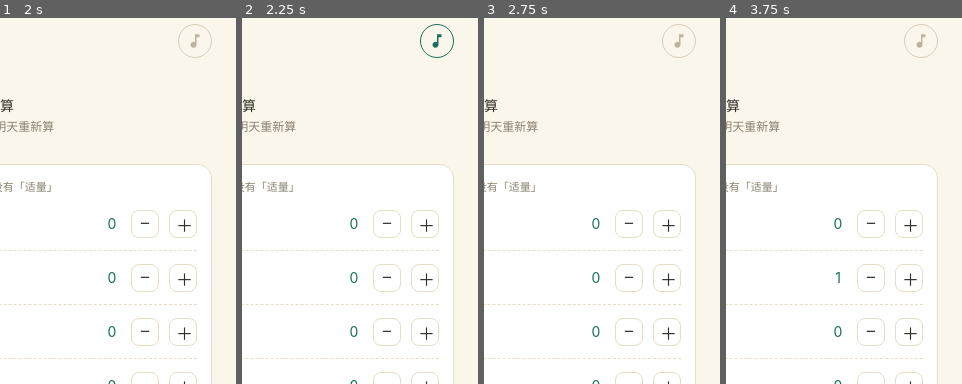
Above: before the commit, frames 1-4 (left to right).
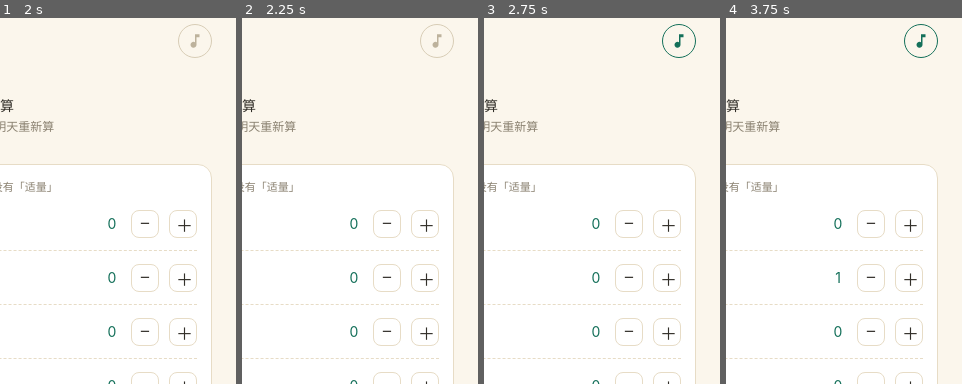
Above: after the commit, the same moments.

Repository: lingyun1990/jianfa-games
Game: browser game, page index.html
Same seed, same stepped clock (60 frames per second), same inputs: the game is played once before the commit and once after it.
Inputs (mouse positions are % of the whole screen's width and height, from its top left):
- Up to frame 1 (2 s): click "进入共栖 · 开始 21 天" at 0.27 s; click (50, 32) at 1.07 s; click (91, 3) at 1.27 s; click (42, 26) at 1.67 s; click "✦ 炎点计算器" at 1.87 s
- Up to frame 2 (2.25 s): click (91, 3) at 2.02 s
- Up to frame 3 (2.75 s): click (92, 3) at 2.27 s; click "−" at 2.47 s
- Up to frame 4 (3.75 s): click (92, 4) at 2.87 s; click "＋" at 3.07 s; click (90, 4) at 3.47 s; click "＋" at 3.67 s
The pictures show only the part of the screen within x 50-100%, y 0-50%; the shares and areas given below are measured in that part.

Frame 1 is identical in both runs. In frame 2, 0.2% of the frame differs, in the area x 75-90%, y 1-11%; in frame 3, 0.2%; in frame 4, 0.2%.

Commit message:
v5-fix5: 加Web Audio合成音保底(不依赖文件下载,手势内必响); ?v=7逼微信重拉

Diff:
--- a/index.html
+++ b/index.html
@@ -404,7 +404,7 @@
 </div>
 
 <div class="toast" id="toast"></div>
-<audio id="bgm" src="audio/theme.m4a?v=6" loop preload="auto" playsinline webkit-playsinline></audio>
+<audio id="bgm" src="audio/theme.m4a?v=7" loop preload="auto" playsinline webkit-playsinline></audio>
 
 <script>
 /* ===================== 数据 ===================== */
@@ -496,26 +496,58 @@
   beep(110,0.45,'sawtooth',0.09,0.0);
 }
 var bgm = $("bgm"), musicOn = false;
+var padOn = false, padNodes = null;
+function startPad(){
+  try{
+    ac(); if(!AC) return;
+    if(AC.state==="suspended") AC.resume();
+    if(padNodes) return;
+    var master = AC.createGain(); master.gain.value = 0; master.connect(AC.destination);
+    var freqs = [196.00, 246.94, 293.66, 392.00];
+    padNodes = {oscs:[], master:master};
+    freqs.forEach(function(f){
+      var o = AC.createOscillator(); o.type="sine"; o.frequency.value=f;
+      var g = AC.createGain(); g.gain.value = 0.05;
+      var lp = AC.createBiquadFilter(); lp.type="lowpass"; lp.frequency.value=1200;
+      o.connect(g); g.connect(lp); lp.connect(master); o.start();
+      padNodes.oscs.push(o);
+    });
+    var lfo = AC.createOscillator(); lfo.frequency.value = 0.08;
+    var lfoG = AC.createGain(); lfoG.gain.value = 0.025;
+    lfo.connect(lfoG); lfoG.connect(master.gain); lfo.start();
+    master.gain.linearRampToValueAtTime(0.12, AC.currentTime + 2.5);
+    padOn = true;
+  }catch(e){}
+}
+function stopPad(){
+  try{ if(padNodes && AC){ padNodes.master.gain.linearRampToValueAtTime(0, AC.currentTime + 0.6); } }catch(e){}
+  padOn = false;
+}
 function startBgm(){
   try{
     // 必须在用户手势的同步调用栈里直接 play()，iOS 才会解锁声音；前置 load() 会重置解码、反而破坏解锁
     var p = bgm.play();
     if(p && p.then){
-      p.then(function(){ musicOn=true; }).catch(function(){     // 缓冲不够被拒 → 等可播再放
-        bgm.addEventListener('canplay', function once(){ try{ bgm.play().catch(function(){}); }catch(e){} }, {once:true});
+      p.then(function(){ musicOn=true; if(padOn) stopPad(); }).catch(function(){     // 缓冲不够被拒 → 等可播再放
+        bgm.addEventListener('canplay', function once(){ try{ bgm.play().then(function(){musicOn=true; if(padOn) stopPad();}).catch(function(){}); }catch(e){} }, {once:true});
       });
     }
   }catch(e){}
 }
 // 安全网：万一封面那一下被系统掐掉，用户第一次触摸页面任意处再补放一次
 function armMusicFallback(){
-  function fire(){ if(!musicOn){ try{ bgm.play().then(function(){musicOn=true;}).catch(function(){}); }catch(e){} } document.removeEventListener('touchstart',fire); document.removeEventListener('click',fire); }
+  function fire(){ if(!musicOn){ try{ bgm.play().then(function(){musicOn=true; if(padOn) stopPad();}).catch(function(){}); }catch(e){} } document.removeEventListener('touchstart',fire); document.removeEventListener('click',fire); }
   document.addEventListener('touchstart', fire, {once:true, passive:true});
   document.addEventListener('click', fire, {once:true});
 }
 function toggleMusic(){
-  if(bgm.paused){ try{ bgm.play(); musicOn=true; }catch(e){} $("musicBtn").classList.remove("off"); }
-  else { try{ bgm.pause(); }catch(e){} musicOn=false; $("musicBtn").classList.add("off"); }
+  if(musicOn || padOn){
+    try{ bgm.pause(); }catch(e){} stopPad(); musicOn=false; padOn=false; $("musicBtn").classList.add("off");
+  } else {
+    try{ bgm.play().then(function(){musicOn=true;}).catch(function(){}); }catch(e){}
+    if(!musicOn){ startPad(); }
+    $("musicBtn").classList.remove("off");
+  }
 }
 $("musicBtn").onclick = toggleMusic;
 
@@ -537,6 +569,8 @@
   startBgm();
   armMusicFallback();
   switchView("today");
+  // 兜底：若 1.4s 内主题曲仍未成功播放(iOS拒绝/未缓冲好)，启动合成音保底——确保进入就有声，不依赖文件下载
+  setTimeout(function(){ if(!musicOn){ startPad(); } }, 1400);
 };
 
 /* ===================== 渲染 ===================== */
